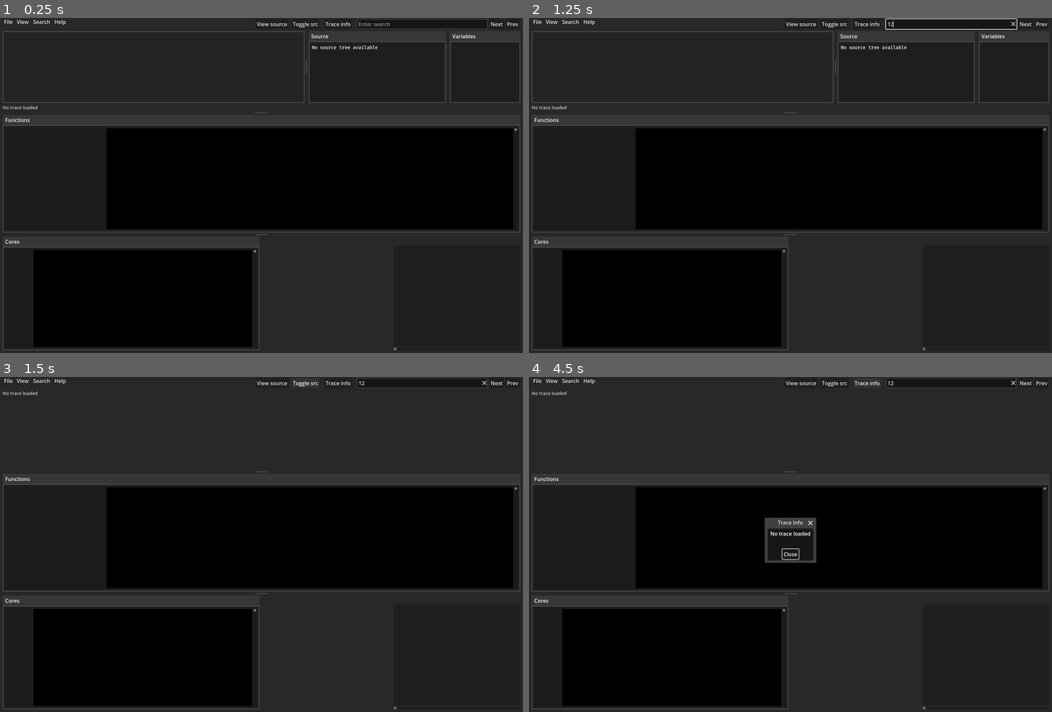
Above: before the commit, frames 1-4 (two rows, left to right).
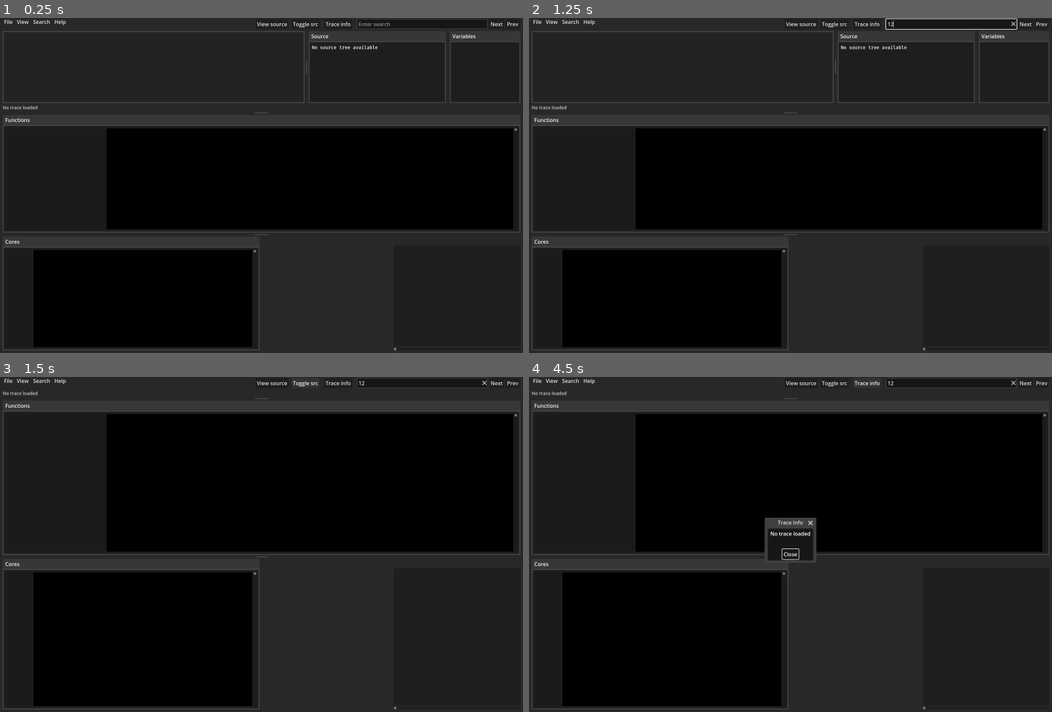
Above: after the commit, the same moments.

Repository: PatrikAAberg/dmce-gui
Game: Godot game, scene res://scene_controller.tscn
Two runs of this game, one before a commit and one after it. Both use one fixed random seed, a clock stepped at 60 frames per second and the inputs below.
Inputs (mouse positions are in pixels of both pictures, inside the frame that each line leads up to):
- Up to frame 1 (0.25 s): no input
- Up to frame 2 (1.25 s): click (952, 24) at 0.52 s; type "12" at 0.6 s
- Up to frame 3 (1.5 s): click "Toggle src" at 1.25 s
- Up to frame 4 (4.5 s): click "Next" at 2 s; click "Next" at 2.75 s; click "Prev" at 3.5 s; click "Trace info" at 4.25 s

Frames 1-2 are identical in both runs. In frame 3, 29% of the frame differs, in the area x 0-100%, y 8-71%; in frame 4, 29%.
Error before the commit: Invalid access of index '0' on a base object of type: 'Array'. (res://TraceGUI.gd:774)
Error after the commit: Invalid access of index '0' on a base object of type: 'Array'. (res://TraceGUI.gd:780)

Commit message:
trace: minimize trace/source/vars when toggling source

Diff:
--- a/dmcetraceGUI/TraceGUI.gd
+++ b/dmcetraceGUI/TraceGUI.gd
@@ -753,12 +753,18 @@
 			print("Could not open file: " + Trace[TActive].filename)
 			return
 
+var oldVsplitTop = 0
+
 func _show_src_button_pressed():
 	ShowSrcButton.release_focus()
 	if HSplitCTop.visible == false:
 		HSplitCTop.visible = true
+		VSplitTop = oldVsplitTop
 	else:
 		HSplitCTop.visible = false
+		oldVsplitTop = VSplitTop
+		VSplitTop = 0
+	_resized()
 
 func _trace_info_button_pressed():
 	if len(Trace) > 0:
--- a/dmcetraceGUI/TraceGUI.tscn
+++ b/dmcetraceGUI/TraceGUI.tscn
@@ -217,6 +217,7 @@
 
 [node name="VSplitBot" type="VSplitContainer" parent="Background/VSplitTop"]
 layout_mode = 2
+size_flags_vertical = 3
 theme_override_constants/autohide = 0
 split_offset = 400
 
